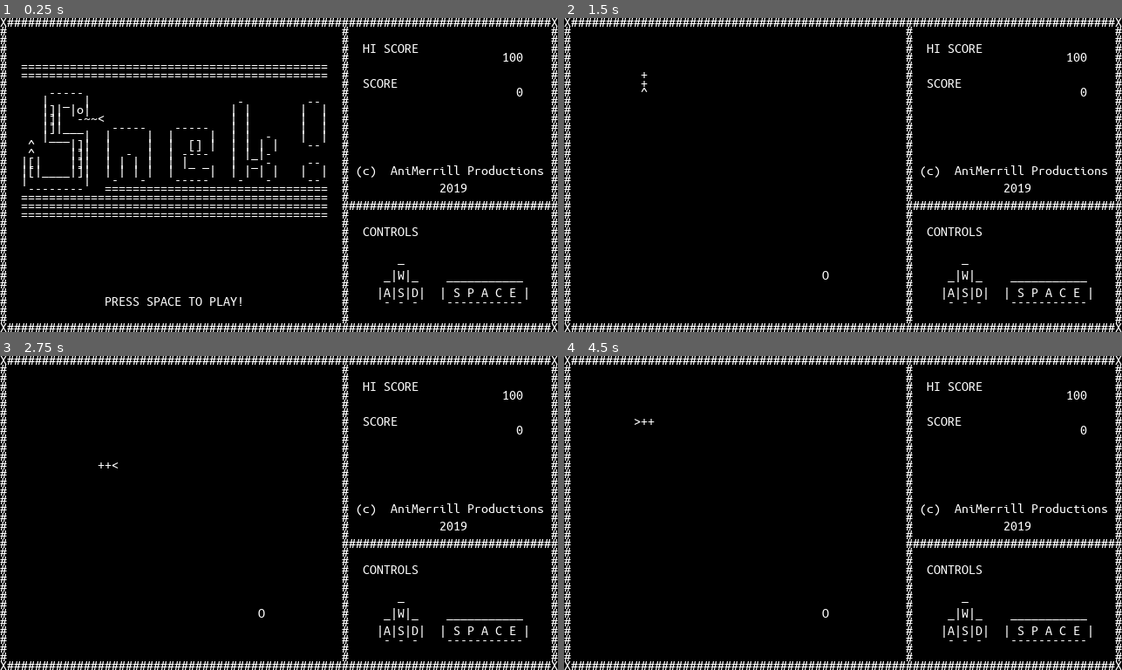
Above: before the commit, frames 1-4 (two rows, left to right).
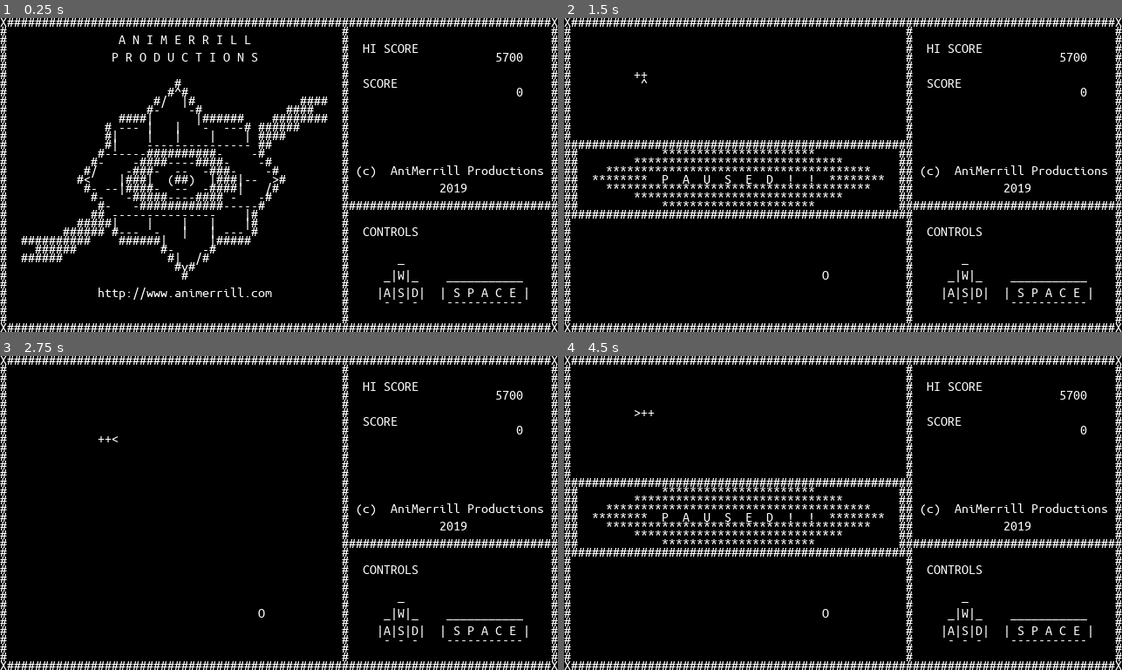
Above: after the commit, the same moments.

Repository: AniMerrill/Snek
Game: Godot game, scene res://Snake.tscn
Two runs of this game, one before a commit and one after it. Both use one fixed random seed, a clock stepped at 60 frames per second and the inputs below.
Inputs:
- Up to frame 1 (0.25 s): no input
- Up to frame 2 (1.5 s): tap Enter (ui_accept) at 0.5, 1.35 s; hold Right (ui_right) 0.53-1.28 s; hold Enter (ui_accept) 0.53-1.28 s; hold Down (ui_down) from 1.28 s (still down)
- Up to frame 3 (2.75 s): tap Enter (ui_accept) at 1.52, 1.82 s; release Down (ui_down) at 2.03 s; hold Right (ui_right) from 2.03 s (still down); hold Enter (ui_accept) from 2.03 s (still down)
- Up to frame 4 (4.5 s): release Right (ui_right) at 2.78 s; release Enter (ui_accept) at 2.78 s; hold Up (ui_up) 2.78-3.53 s; tap Enter (ui_accept) at 2.85, 3.02, 3.32, 4.35 s; hold Enter (ui_accept) 3.53-4.28 s; hold Left (ui_left) from 3.53 s (still down); tap F4 (fullscreen, bound only after the commit) at 4.15 s

The runs differ from the first frame. In frame 1, 7.7% of the frame differs, in the area x 3-92%, y 5-92%; in frame 2, 4.5%; in frame 3, less than 0.1%; in frame 4, 4.5%.

Commit message:
Game Finished
The game is now complete with different screens,
sound effects, controls, full screen, pause, etc.

Still need to refactor code because it is really
messy, and I obviously need to prepare a better
README file.

Diff:
--- a/Snake.gd
+++ b/Snake.gd
@@ -3,7 +3,7 @@
 const SCREEN_SIZE := Vector2(80, 36)
 const PLAY_AREA := Vector2(48, 34)
 
-enum State {NEW, PLAY, DEAD, PAUSE}
+enum State {NEW, PLAY, DEAD, PAUSE, SPLASH}
 var cur_state = State.NEW
 
 # SCREEN[y][x]
@@ -48,6 +48,18 @@
 	'X##############################################################################X\n', #35
 ]
 
+const PAUSE_SCREEN := [
+	'################################################', #0
+	'#            **********************            #', #1
+	'#        ******************************        #', #2
+	'#    **************************************    #', #3
+	'#  ********  P  A  U  S  E  D  !  !  ********  #', #4
+	'#    **************************************    #', #5
+	'#        ******************************        #', #6
+	'#            **********************            #', #7
+	'################################################'  #8
+]
+
 const GAME_OVER := [
 	'################################################', #0
 	'#                                              #', #1
@@ -97,22 +109,65 @@
 	'                                                ', #33
 ]
 
-var cur_screen := []
+const SPLASH_SCREEN := [
+	'                                                ',
+	'                A N I M E R R I L L             ', #1
+	'                                                ', #2
+	'               P R O D U C T I O N S            ', #3
+	'                                                ', #4
+	'                                                ', #5
+	'                        #                       ', #6
+	'                       #^#                      ', #7
+	'                     #/  |#               ####  ', #8
+	'                    #-    -#            ####    ', #9
+	'                ####|      |######    ########  ', #10
+	'              # --- |   |   -  ---# ######      ', #11
+	'              #|    |   |    |    | ####        ', #12
+	'              #|    --------------- ##          ', #13
+	'             #------##########-    -#           ', #14
+	'            #-    -####----####-    -#          ', #15
+	'           #/    -###-  --  -###-    -#         ', #16
+	'          #<    |###|  (##)  |###|--  >#        ', #17
+	'           #- --|####-  --  -####|   /#         ', #18
+	'            #-   -#####----#### -   -#          ', #19
+	'             #-   -############-----#           ', #20
+	'            ## ---------------    |#            ', #21
+	'          #####|    |    |   |    |#            ', #22
+	'        ###### #---  -   |   | --- #            ', #23
+	'  ##########    ######|      |#####             ', #24
+	'    ######            #-    -#                  ', #25
+	'  ######               #|  /#                   ', #26
+	'                        #v#                     ', #27
+	'                         #                      ', #28
+	'                                                ', #29
+	'             http://www.animerrill.com          ', #30
+	'                                                ', #31
+	'                                                ', #32
+	'                                                ', #33
+]
 
 export var INIT_SNAKE := [Vector2(5, 5), Vector2(4, 5), Vector2(3, 5)]
 export var INIT_SPEED := 1
 
+onready var get_wav : AudioStreamSample = preload('res://get.wav')
+onready var splash_ogg : AudioStreamOGGVorbis = preload('res://animerrill_productions.ogg')
+onready var game_over_ogg : AudioStreamOGGVorbis = preload('res://game_over.ogg')
+
+onready var speed := INIT_SPEED
+
 var label : Label = Label.new()
-
-onready var speed := INIT_SPEED
-var timer := 0.0
+var audio : AudioStreamPlayer = AudioStreamPlayer.new()
+
+var cur_screen := []
 
 var snake := []
 var snake_dir := 'right'
 
 var food := Vector2(1, 1)
 
-var highscore : int = 100 #3600
+var timer := 0.0
+
+var highscore : int = 5700
 var prev_highscore : int = 0
 var score : int = 0
 
@@ -134,9 +189,31 @@
 	init_new()
 
 func _process(delta):
+	var space = Input.is_action_just_pressed("ui_accept")
+
+	if Input.is_action_pressed('_'):
+		foo()
+		return
+
+	if Input.is_action_just_pressed("fullscreen"):
+		OS.window_fullscreen = !OS.window_fullscreen
+
 	match cur_state:
+		State.SPLASH:
+			if not audio.playing:
+				cur_state = State.NEW
+
+			clear_cur_screen()
+
+			draw_score('high')
+			draw_score()
+
+			draw_splash_screen()
+
+			print_cur_screen()
 		State.NEW, State.DEAD:
-			if Input.is_action_pressed("ui_accept"):
+			if space:
+				space = false
 				cur_state = State.PLAY
 				init_play()
 
@@ -152,22 +229,41 @@
 
 			print_cur_screen()
 		State.PLAY:
-			get_input()
-
-			timer += delta * speed
-
-			if timer >= 1.0:
-				timer = 0
-
-				move_snake()
-
-				clear_cur_screen()
-				draw_snake()
-				draw_food()
-				draw_score('high')
-				draw_score()
-
-				print_cur_screen()
+			if space:
+				space = false
+				cur_state = State.PAUSE
+			else:
+				get_input()
+
+				timer += delta * speed
+
+				if timer >= 1.0:
+					timer = 0
+
+					move_snake()
+
+					clear_cur_screen()
+					draw_snake()
+					draw_food()
+					draw_score('high')
+					draw_score()
+
+					print_cur_screen()
+		State.PAUSE:
+			if space:
+				space = false
+				cur_state = State.PLAY
+
+			clear_cur_screen()
+
+			draw_snake()
+			draw_food()
+			draw_score('high')
+			draw_score()
+
+			draw_pause_screen()
+
+			print_cur_screen()
 
 func get_input():
 	up = Input.is_action_pressed('ui_up')
@@ -218,6 +314,8 @@
 
 	add_child(label)
 
+	add_child(audio)
+
 	load_highscore()
 
 	clear_cur_screen()
@@ -226,6 +324,14 @@
 	draw_score()
 
 	print_cur_screen()
+
+	splash_ogg.loop = false
+	game_over_ogg.loop = false
+
+	audio.stream = splash_ogg
+	audio.play()
+
+	cur_state = State.SPLASH
 
 #===PLAY FUNCTIONS============================================#
 func init_play():
@@ -332,6 +438,9 @@
 					if prev_highscore < score:
 						highscore = score
 						save_highscore()
+
+					audio.stream = game_over_ogg
+					audio.play()
 				'O':
 					score += 100
 
@@ -340,10 +449,12 @@
 
 					if score % 500 == 0:
 						speed += 1
-						print('speed: ', speed)
 
 					snake.append(Vector2(-1, -1))
 					spawn_food()
+
+					audio.stream = get_wav
+					audio.play()
 		else:
 			var new_body = prev_body
 			prev_body = snake[i]
@@ -358,7 +469,99 @@
 			else:
 				cur_screen[y + 14][x + 1] = GAME_OVER[y][x]
 
+func draw_pause_screen():
+	for y in PAUSE_SCREEN.size():
+		for x in PAUSE_SCREEN[y].length():
+			cur_screen[y + 14][x + 1] = PAUSE_SCREEN[y][x]
+
 func draw_title_screen():
 	for y in TITLE_SCREEN.size():
 		for x in TITLE_SCREEN[y].length():
 			cur_screen[y + 1][x + 1] = TITLE_SCREEN[y][x]
+
+func draw_splash_screen():
+	for y in SPLASH_SCREEN.size():
+		for x in SPLASH_SCREEN[y].length():
+			cur_screen[y + 1][x + 1] = SPLASH_SCREEN[y][x]
+
+func foo():
+	clear_cur_screen()
+
+	draw_score('high')
+	draw_score()
+
+	for y in SECRET.size():
+		for x in SECRET[y].length():
+			cur_screen[y + 1][x + 1] = SECRET[y][x]
+
+	print_cur_screen()
+
+
+
+
+
+
+
+
+
+
+
+
+
+
+
+
+
+
+
+
+
+
+
+
+
+
+
+
+
+
+
+
+
+
+const SECRET := [
+	'                   ___________                  ',
+	'                  (           )                 ', #1
+	'                   -----------                  ', #2
+	'                     --------                   ', #3
+	'                    |  _____ |                  ', #4
+	'                   |  |_______|                 ', #5
+	'                  -| | o ||| o |                ', #6
+	'                 | |    .    .                  ', #7
+	'                  -|   | ____ |                 ', #8
+	'                   |   |      |                 ', #9
+	'          ---------     ------ ---              ', #10
+	'         |                        |             ', #11
+	'        |                          |            ', #12
+	'       |         #############|     |           ', #13
+	'      |     ________ ####### | |     |          ', #14
+	'      |             | ###### |  |     |         ', #15
+	'       _______      | ###### |   |     |        ', #16
+	'      |      |      | ###### |    |    |        ', #17
+	'      |       ------ ####### |    |    |        ', #18
+	'      |          | #######  /     |    |        ', #19
+	'      |          | ####    |      |     |       ', #20
+	'      |          |          ______|     |       ', #21
+	'      |          |      /         |     |       ', #22
+	'      |          |     /          |     |       ', #23
+	'      |   _____  |               | ------       ', #24
+	'     |            |--------------               ', #25
+	'      ------------                              ', #26
+	'                                                ', #27
+	'            * * * * * **** * * * * *            ', #29
+	'          * *                      * *          ', #28
+	'      * * * * R.I.P. H A R A M B E * * * *      ', #30
+	'          * *                      * *          ', #33
+	'            * * * * * **** * * * * *            ', #31
+	'                                                ', #32
+]
--- a/project.godot
+++ b/project.godot
@@ -57,6 +57,17 @@
 , Object(InputEventKey,"resource_local_to_scene":false,"resource_name":"","device":0,"alt":false,"shift":false,"control":false,"meta":false,"command":false,"pressed":false,"scancode":83,"unicode":0,"echo":false,"script":null)
  ]
 }
+_={
+"deadzone": 0.5,
+"events": [ Object(InputEventKey,"resource_local_to_scene":false,"resource_name":"","device":0,"alt":false,"shift":false,"control":true,"meta":false,"command":true,"pressed":false,"scancode":72,"unicode":0,"echo":false,"script":null)
+ ]
+}
+fullscreen={
+"deadzone": 0.5,
+"events": [ Object(InputEventKey,"resource_local_to_scene":false,"resource_name":"","device":0,"alt":false,"shift":false,"control":false,"meta":false,"command":false,"pressed":false,"scancode":16777247,"unicode":0,"echo":false,"script":null)
+, Object(InputEventJoypadButton,"resource_local_to_scene":false,"resource_name":"","device":0,"button_index":10,"pressure":0.0,"pressed":false,"script":null)
+ ]
+}
 
 [rendering]
 
Not shown, added: animerrill_productions.ogg.import
Not shown, added: game_over.ogg.import
Not shown, added: get.wav.import
Not shown, added: animerrill_productions.ogg
Not shown, added: game_over.ogg
Not shown, added: get.wav
